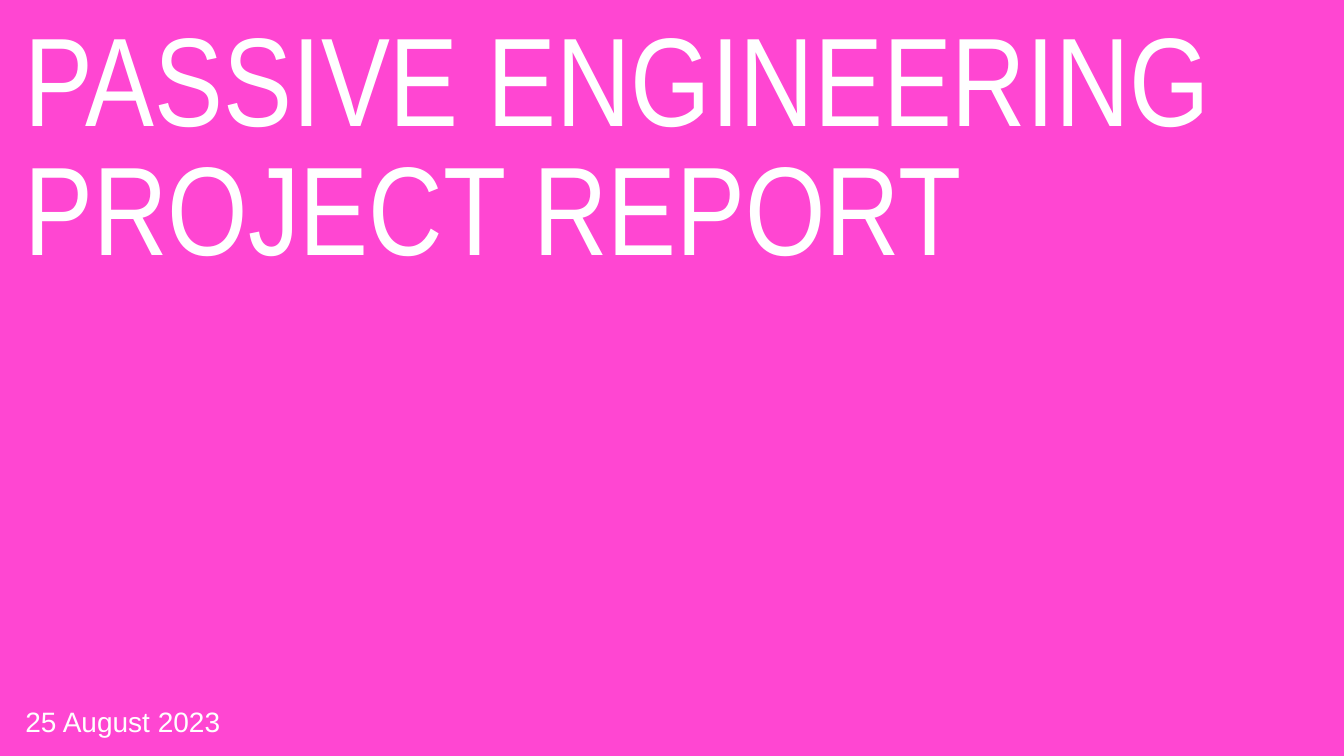
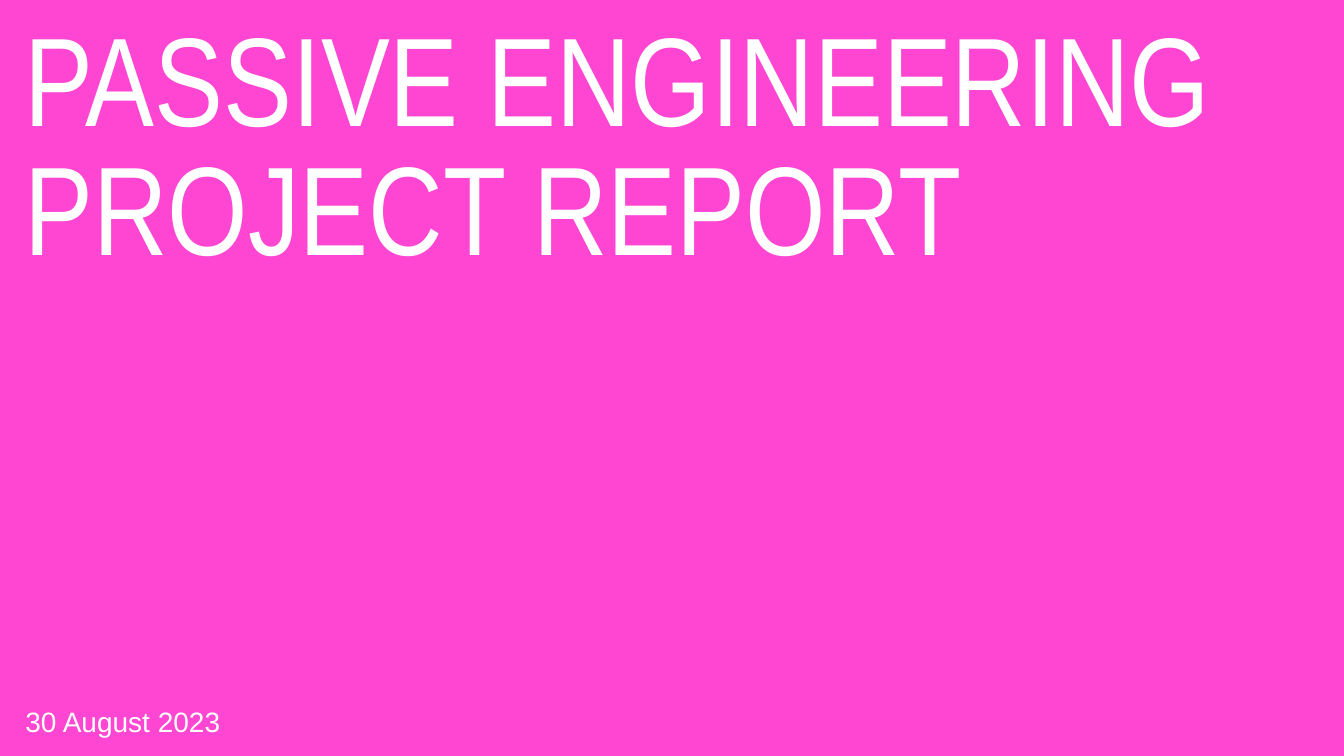
Before and after one commit to 90mp11/PresentationToolKit, a slide deck: slide 1 of template/_template.pptx. Drawn at 1344x756 pixels with LibreOffice and Linux fonts; fonts in the diff are those of the drawing; background and template pictures are left out. Boxes give left, top, right and bottom in pixels: in the first picture for what was removed or moved away, otherwise in the second. Text is boxed around its words. In the diff, an @@ line names an element or a change of style, - is before the commit and + after.

Commit message:
Impact Slides updated to 3 column variant

```diff
--- a/template/_template.pptx
+++ b/template/_template.pptx
@@ text at [25,712,220,737]: text changed @@
-25 August 2023
+30 August 2023
```
Also in this commit, not shown: 4 other files.
